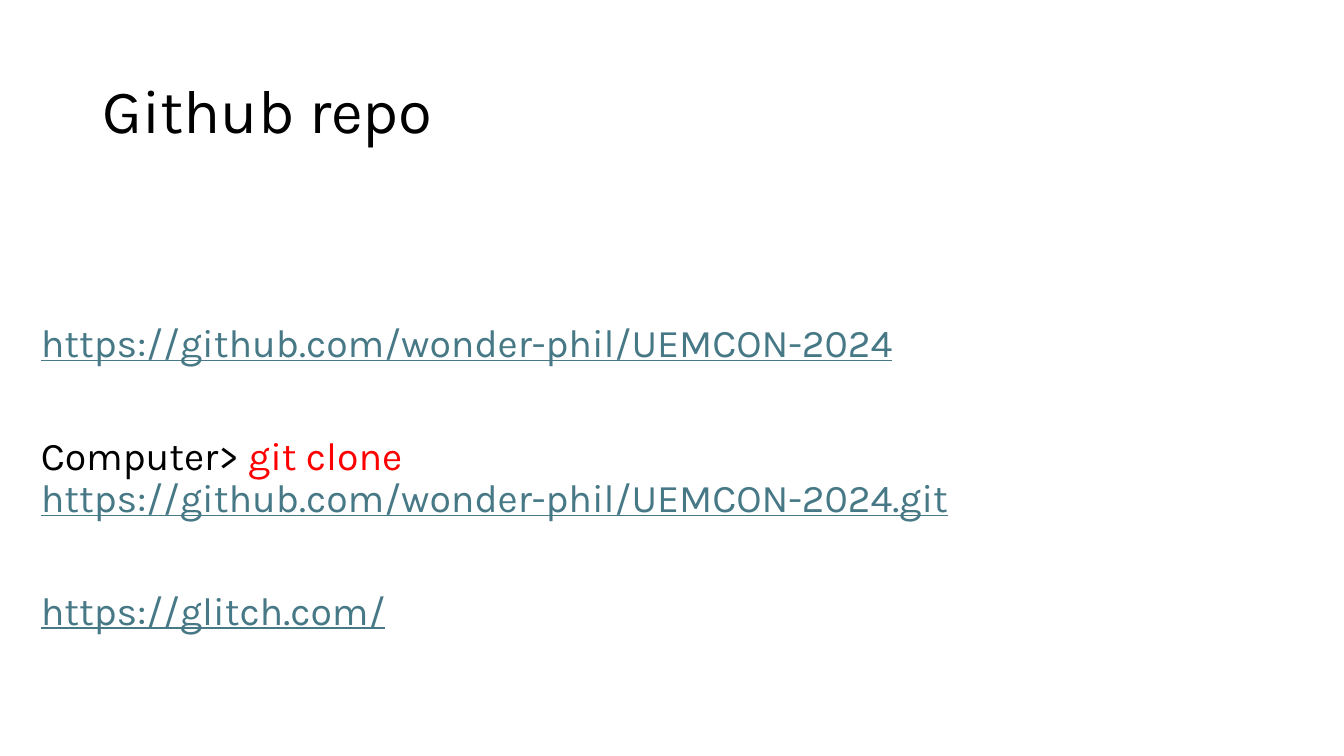
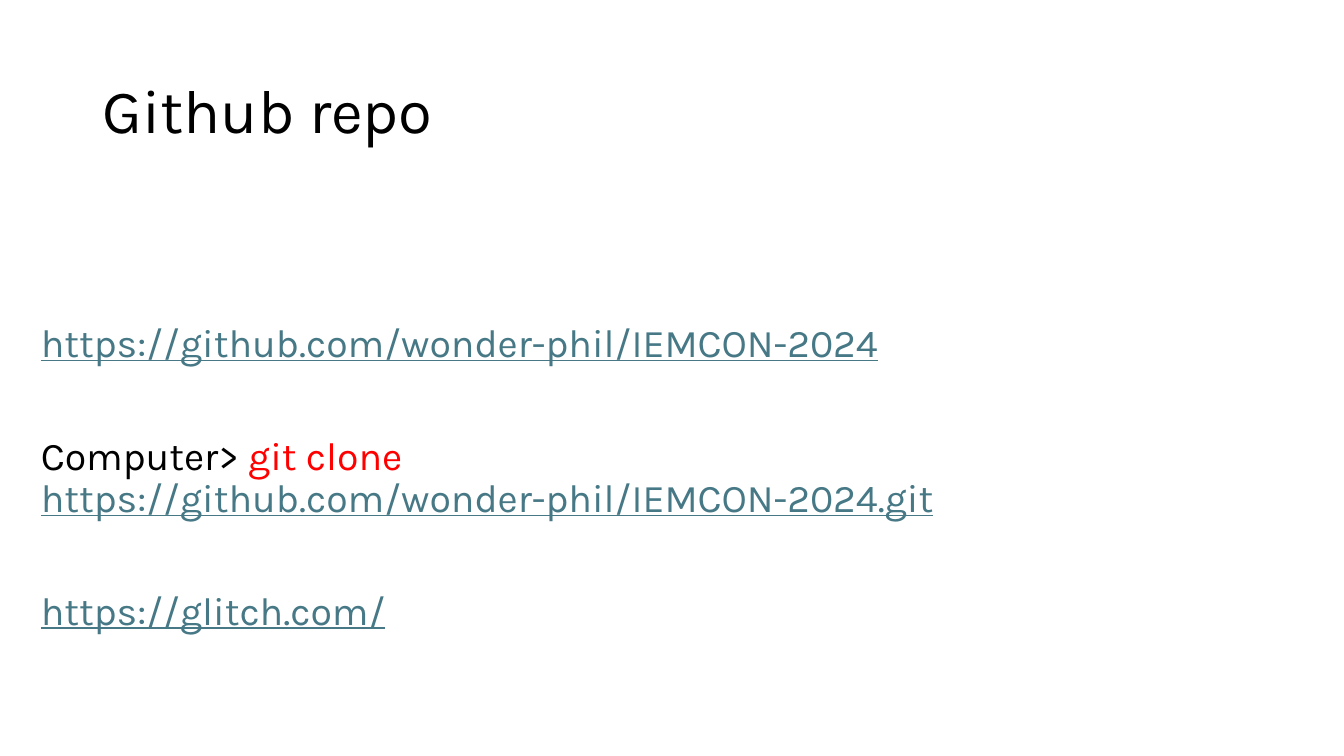
Before and after one commit to wonder-phil/UEMCON-2025, a slide deck: slide 2 of p01/Basics.pptx. Drawn at 1344x756 pixels with LibreOffice and Linux fonts; fonts in the diff are those of the drawing. Boxes give left, top, right and bottom in pixels: in the first picture for what was removed or moved away, otherwise in the second. Text is boxed around its words. In the diff, an @@ line names an element or a change of style, - is before the commit and + after.

```diff
--- a/p01/Basics.pptx
+++ b/p01/Basics.pptx
@@ text at (41,328,934,522): text changed @@
-https://github.com/wonder-phil/UEMCON-2024
-Computer> git clone https://github.com/wonder-phil/UEMCON-2024.git
+https://github.com/wonder-phil/IEMCON-2024
+Computer> git clone https://github.com/wonder-phil/IEMCON-2024.git
```
Also in this commit, not shown: 2 other files.
